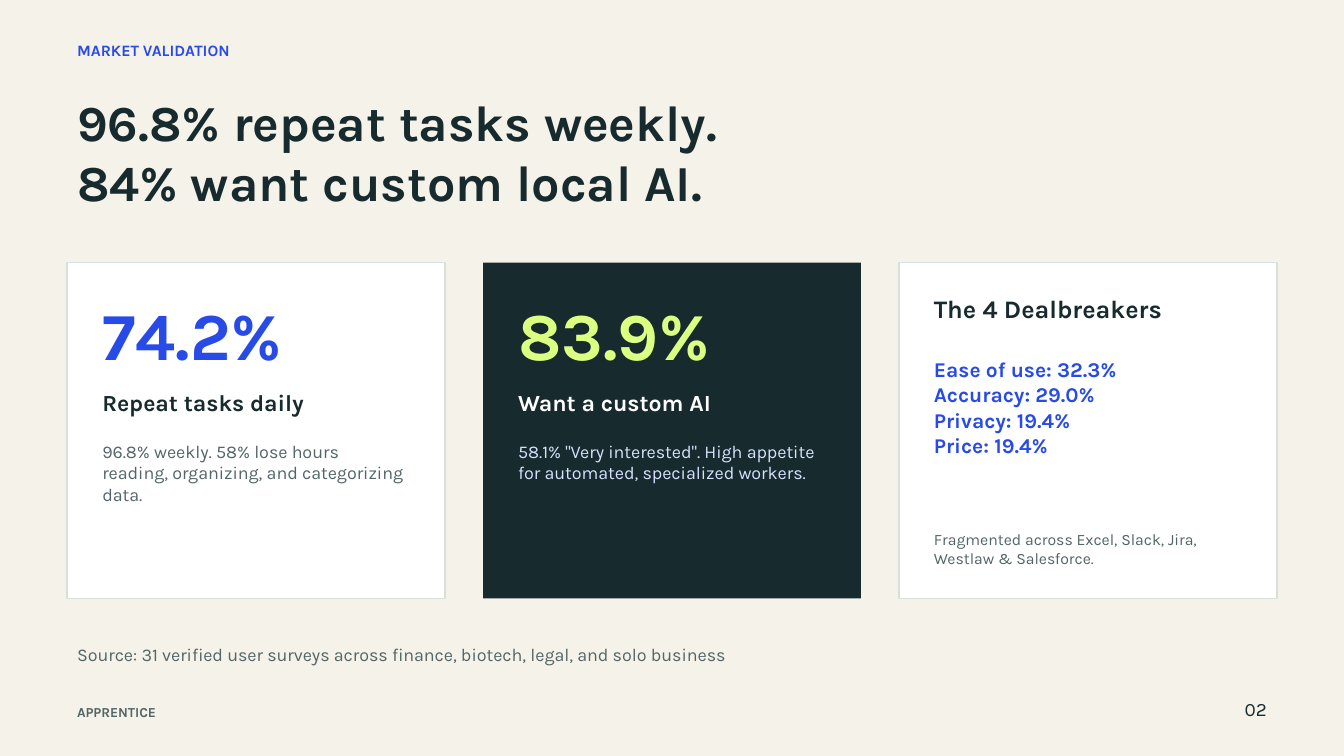
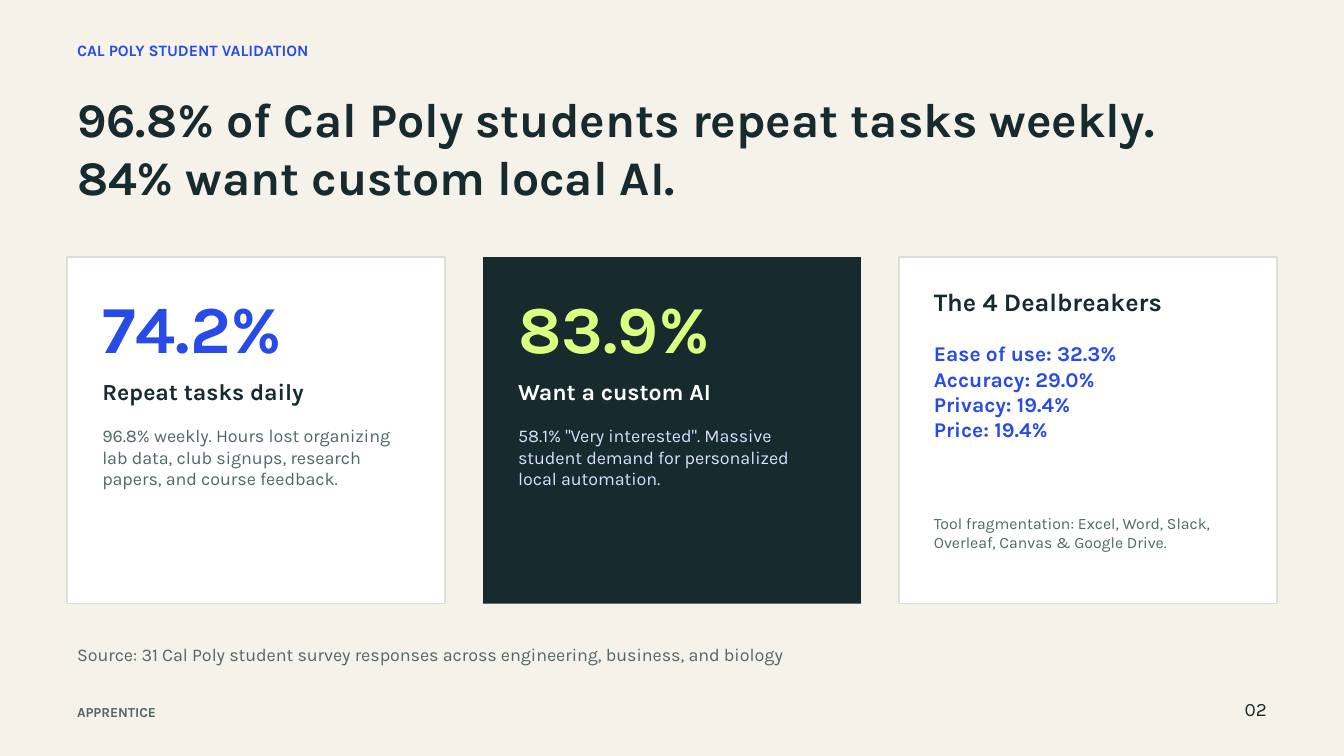
Before and after one commit to zedk1929/local-ai-job-trainer, a slide deck: slide 2 of pitch-deliverables/output/Apprentice_Draft_2.pptx. Drawn at 1344x756 pixels with LibreOffice and Linux fonts; fonts in the diff are those of the drawing. Boxes give left, top, right and bottom in pixels: in the first picture for what was removed or moved away, otherwise in the second. Text is boxed around its words. In the diff, an @@ line names an element or a change of style, - is before the commit and + after.

Commit message:
feat(pitch): adapt presentation to 4-minute Cal Poly student pitch and add glass-in-latte safety catch example

```diff
--- a/pitch-deliverables/output/Apprentice_Draft_2.pptx
+++ b/pitch-deliverables/output/Apprentice_Draft_2.pptx
@@ text at <box>77,45,309,56</box>: text changed @@
-MARKET VALIDATION
+CAL POLY STUDENT VALIDATION
@@ text at <box>77,103,1156,148</box>: text changed; size 36 to 34.5 pt @@
-96.8% repeat tasks weekly.
+96.8% of Cal Poly students repeat tasks weekly.
@@ text at <box>77,162,675,196</box>: size 36 to 34.5 pt in "84% want custom local AI." @@
@@ rectangle: place and size @@
-rectangle at <box>68,262,446,598</box>
+rectangle at <box>68,257,446,604</box>
@@ rectangle: place and size @@
-rectangle at <box>483,262,861,598</box>
+rectangle at <box>483,257,861,604</box>
@@ rectangle: place and size @@
-rectangle at <box>899,262,1277,598</box>
+rectangle at <box>899,257,1277,604</box>
@@ text "74.2%": place and size @@
-text "74.2%" at <box>102,315,282,361</box>
+text "74.2%" at <box>102,308,282,354</box>
@@ text "83.9%": place and size @@
-text "83.9%" at <box>518,315,710,361</box>
+text "83.9%" at <box>518,308,710,354</box>
@@ text "The 4 Dealbreakers": place and size @@
-text "The 4 Dealbreakers" at <box>934,300,1162,319</box>
+text "The 4 Dealbreakers" at <box>934,293,1162,312</box>
@@ text "Ease of use: 32.3%": place and size @@
-text "Ease of use: 32.3%" at <box>934,362,1116,454</box>
+text "Ease of use: 32.3%" at <box>934,346,1116,438</box>
@@ text "Repeat tasks daily": place and size @@
-text "Repeat tasks daily" at <box>102,394,304,416</box>
+text "Repeat tasks daily" at <box>102,383,304,406</box>
@@ text "Want a custom AI": place and size @@
-text "Want a custom AI" at <box>518,396,710,412</box>
+text "Want a custom AI" at <box>518,385,710,401</box>
@@ text at <box>102,429,391,489</box>: text changed @@
-96.8% weekly. 58% lose hours reading, organizing, and categorizing data.
+96.8% weekly. Hours lost organizing lab data, club signups, research papers, and course feedback.
@@ text at <box>518,429,789,485</box>: text changed @@
-58.1% "Very interested". High appetite for automated, specialized workers.
+58.1% "Very interested". Massive student demand for personalized local automation.
@@ text at <box>934,518,1210,552</box>: text changed @@
-Fragmented across Excel, Slack, Jira, Westlaw & Salesforce.
+Tool fragmentation: Excel, Word, Slack, Overleaf, Canvas & Google Drive.
@@ text at <box>77,648,783,666</box>: text changed @@
-Source: 31 verified user surveys across finance, biotech, legal, and solo business
+Source: 31 Cal Poly student survey responses across engineering, business, and biology
```
Also in this commit, not shown: 8 other slides changed, 1 slide added, 1 slide removed, 13 other files.
